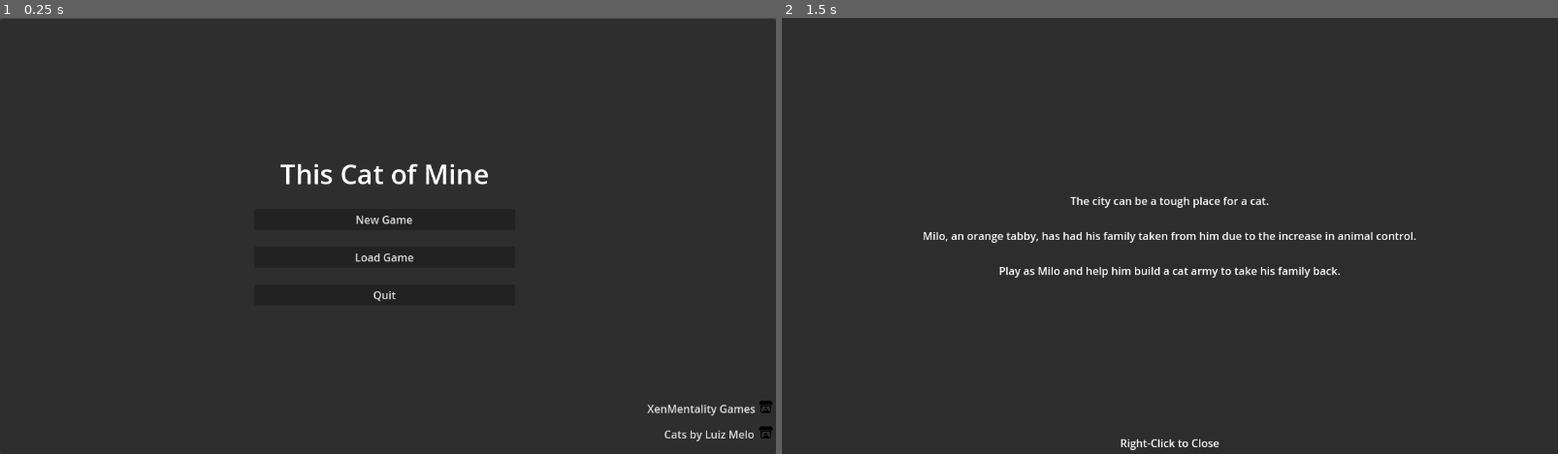
Above: before the commit, frames 1-2 (left to right).
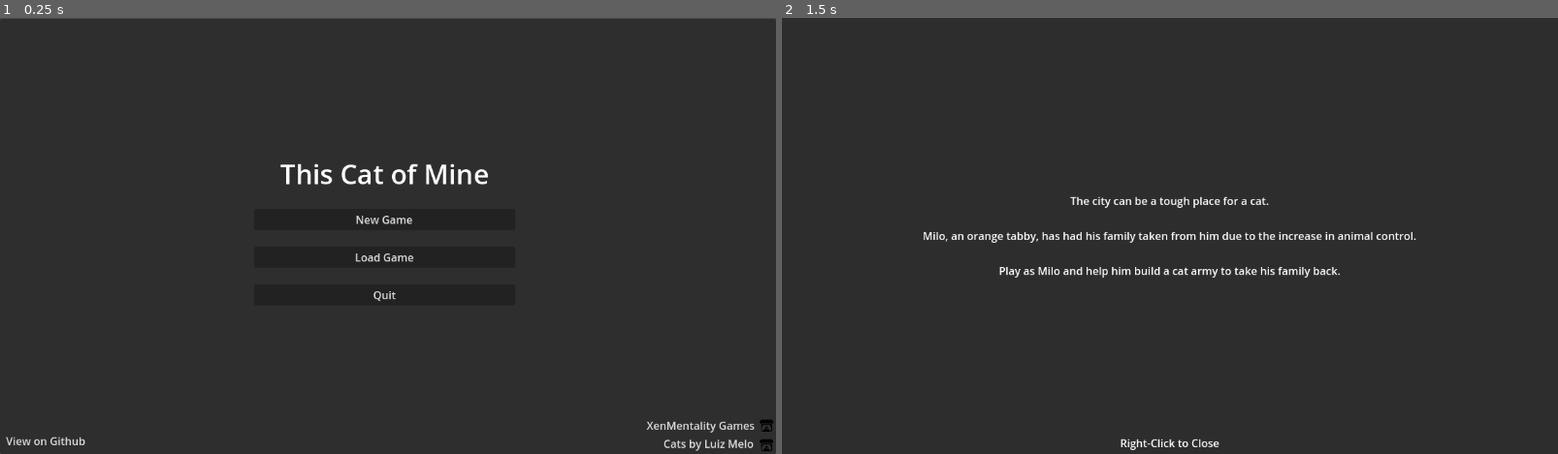
Above: after the commit, the same moments.

Repository: stuttste/ThisCatOfMine
Game: Godot game, scene res://screens/main_menu.tscn
Same seed, same stepped clock (60 frames per second), same inputs: the game is played once before the commit and once after it.
Inputs:
- Up to frame 1 (0.25 s): no input
- Up to frame 2 (1.5 s): click "New Game" at 0.5 s; click "Begin Missions" at 1.25 s

The runs differ from the first frame. In frame 1, 0.7% of the frame differs, in the area x 0-100%, y 87-100%; in frame 2, nothing differs.

Commit message:
Added github link

Diff:
--- a/screens/main_menu.tscn
+++ b/screens/main_menu.tscn
@@ -50,33 +50,43 @@
 
 [node name="XenMentality" type="LinkButton" parent="Panel"]
 layout_mode = 0
-offset_left = 961.0
-offset_top = 567.5
-offset_right = 1122.0
-offset_bottom = 607.5
+offset_left = 960.0
+offset_top = 592.5
+offset_right = 1121.0
+offset_bottom = 632.5
 text = "XenMentality Games"
 underline = 1
 uri = "https://xenmentality.itch.io"
 
 [node name="XenMentality2" type="LinkButton" parent="Panel"]
 layout_mode = 0
-offset_left = 986.0
-offset_top = 605.5
-offset_right = 1147.0
-offset_bottom = 645.5
+offset_left = 985.0
+offset_top = 619.5
+offset_right = 1146.0
+offset_bottom = 659.5
 text = "Cats by Luiz Melo"
 underline = 1
 uri = "https://luizmelo.itch.io"
 
+[node name="XenMentality3" type="LinkButton" parent="Panel"]
+layout_mode = 0
+offset_left = 9.0
+offset_top = 616.0
+offset_right = 133.0
+offset_bottom = 642.0
+text = "View on Github"
+underline = 1
+uri = "https://github.com/stuttste/ThisCatOfMine"
+
 [node name="Camera2D" type="Camera2D" parent="."]
 
 [node name="Itch-io" type="Sprite2D" parent="."]
-position = Vector2(561, 254)
+position = Vector2(562, 282)
 scale = Vector2(0.0400389, 0.0390625)
 texture = ExtResource("2_5tvpe")
 
 [node name="Itch-io2" type="Sprite2D" parent="."]
-position = Vector2(561, 292)
+position = Vector2(562, 311)
 scale = Vector2(0.0400389, 0.0390625)
 texture = ExtResource("2_5tvpe")
 
